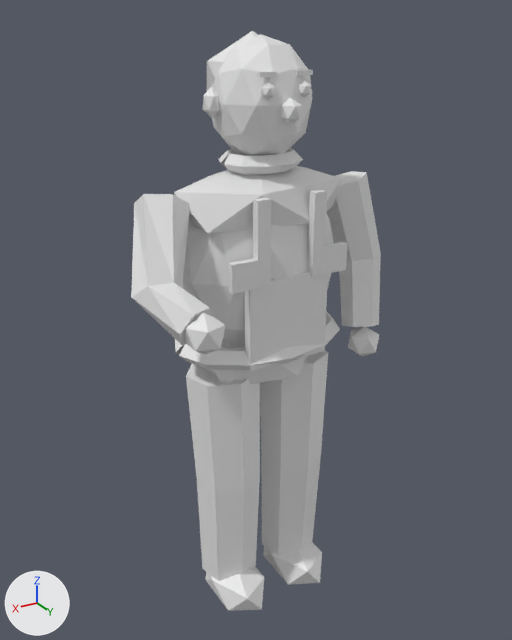
What one commit did to the FBX model unity-src/Assets/LastCast/Resources/Models/angler.fbx.
Rendered twice from a camera (50 mm lens) standing at (1.043, 1.723, 1.881) and looking at (0.017, 0.012, 1.025). Arrows for +X, +Y and +Z are at lower left; the lights stay in place. The older version comes first. Where no turn or scale is listed for an object, it has been applied to the vertices. Vertices at exactly the same position are counted once.

Before the edit, the objects in view are built like this:
```python
me_angler_0_001 = bpy.data.meshes.new('angler_0.001')
me_angler_0_001.from_pydata(...)  # 472 vertices, 828 faces; spans x -0.42..0.45, y -0.19..0.32, z 0.0..1.84
ob_angler_0 = bpy.data.objects.new('angler_0', me_angler_0_001)
ob_angler_0.location = (0.0, 0.0, 0.0)
```
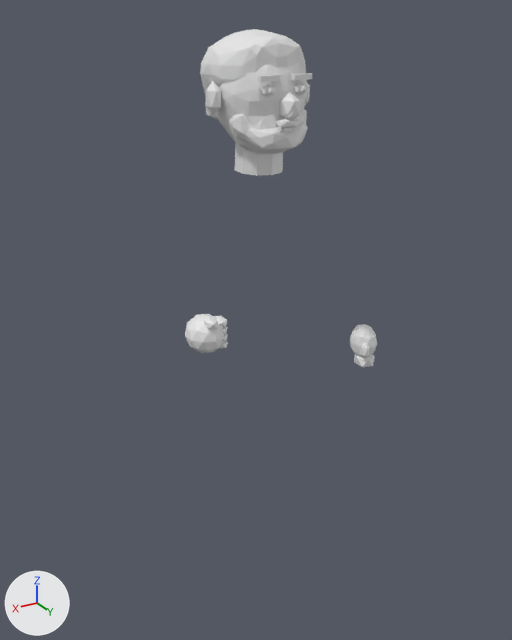
The change, as a list of edits to the scene's bpy script:
```text
Change me_angler_0_001:
    used by ob_angler_0; location = (0.0, 0.0, 0.0)
    remove me_angler_0_001.from_pydata(...)  # 472 vertices, 828 faces; spans x -0.42..0.45, y -0.19..0.32, z 0.0..1.84
    add me_angler_0_001.from_pydata(...)  # 847 vertices, 1586 faces; spans x -0.37..0.37, y -0.18..0.33, z 0.82..1.85
    me_angler_0_001 part 1: the loose piece of 12 vertices spanning x -0.03..0.03, y 0.12..0.19, z 1.62..1.69 is moved by (0.0, 0.0, 0.01)
    me_angler_0_001 part 2: the loose piece of 12 vertices spanning x -0.14..0.14, y -0.15..0.08, z 1.58..1.84 is scaled about its middle by (0.331, 0.136, 0.107), then moved by (0.0, 0.19, -0.09)
    me_angler_0_001 part 3: a new loose piece, an icosphere of 20 faces spanning x -0.361..-0.299, y 0.086..0.154, z 0.82..0.88
    me_angler_0_001 part 4: the loose piece of 42 vertices spanning x -0.25..0.25, y -0.17..0.17, z 0.9..1.5 is scaled about its middle by (0.192, 0.323, 0.167), then moved by (0.32, 0.27, -0.05)
    me_angler_0_001 part 5: a new loose piece, an icosphere of 20 faces spanning x 0.265..0.305, y 0.254..0.306, z 1.168..1.192
    me_angler_0_001 part 6: a new loose piece, an icosphere of 20 faces spanning x 0.265..0.305, y 0.254..0.306, z 1.108..1.132
    me_angler_0_001 part 7: a new loose piece, an icosphere of 20 faces spanning x 0.306..0.334, y 0.274..0.326, z 1.176..1.204
    me_angler_0_001 part 8: the loose piece of 16 vertices spanning x -0.06..0.06, y -0.06..0.07, z 1.49..1.57 is rebuilt with 20 vertices and now spans x -0.07..0.07, y -0.07..0.07, z 1.48..1.58
    me_angler_0_001 part 9: a new loose piece of 173 vertices spanning x -0.14..0.14, y -0.18..0.12, z 1.59..1.85
    me_angler_0_001 part 10: a new loose piece of 102 vertices spanning x -0.11..0.11, y 0.01..0.15, z 1.54..1.66
    me_angler_0_001 part 11: 13 loose pieces with 200 vertices, spanning x -0.28..0.45, y -0.19..0.32, z 0.0..1.46, are deleted
    me_angler_0_001 part 12: 5 vertices moved within x -0.05..0.05, y 0.14..0.16, z 1.67..1.71; 168 vertices removed from x -0.42..0.27, y -0.14..0.16, z 0.89..1.83; 360 vertices added at x -0.37..0.16, y -0.13..0.18, z 0.86..1.83
    other edits to the shape of me_angler_0_001 do not show in these pictures
```

What differs and where, as boxes [x1, y1, x2, y2] in the pictures (512 x 640 px; the box of a moved part takes in the faces that stretch with it):
'angler_0', reshaped (23% narrower, 42% shorter): before [131, 31, 381, 611]; after [185, 29, 377, 367]
part 1 of me_angler_0_001, moved or reshaped: before [281, 97, 302, 125]; after [279, 92, 300, 119]
part 2 of me_angler_0_001, moved or reshaped: before [207, 31, 258, 91]; after [275, 118, 304, 128]
part 3 of me_angler_0_001, added: after [354, 355, 375, 367]
part 4 of me_angler_0_001, moved or reshaped: before [182, 213, 334, 348]; after [185, 314, 224, 353]
part 5 of me_angler_0_001, added: after [213, 316, 227, 326]
part 6 of me_angler_0_001, added: after [219, 341, 228, 348]
part 7 of me_angler_0_001, added: after [204, 318, 217, 329]
part 8 of me_angler_0_001, rebuilt (not visible before): after [235, 143, 283, 176]
part 9 of me_angler_0_001, added: after [200, 29, 306, 120]
part 10 of me_angler_0_001, added: after [229, 109, 308, 153]
part 11 of me_angler_0_001, deleted: before [131, 189, 347, 611]
part 12 of me_angler_0_001, cut back: before [174, 34, 381, 357]; after [205, 64, 377, 359]
